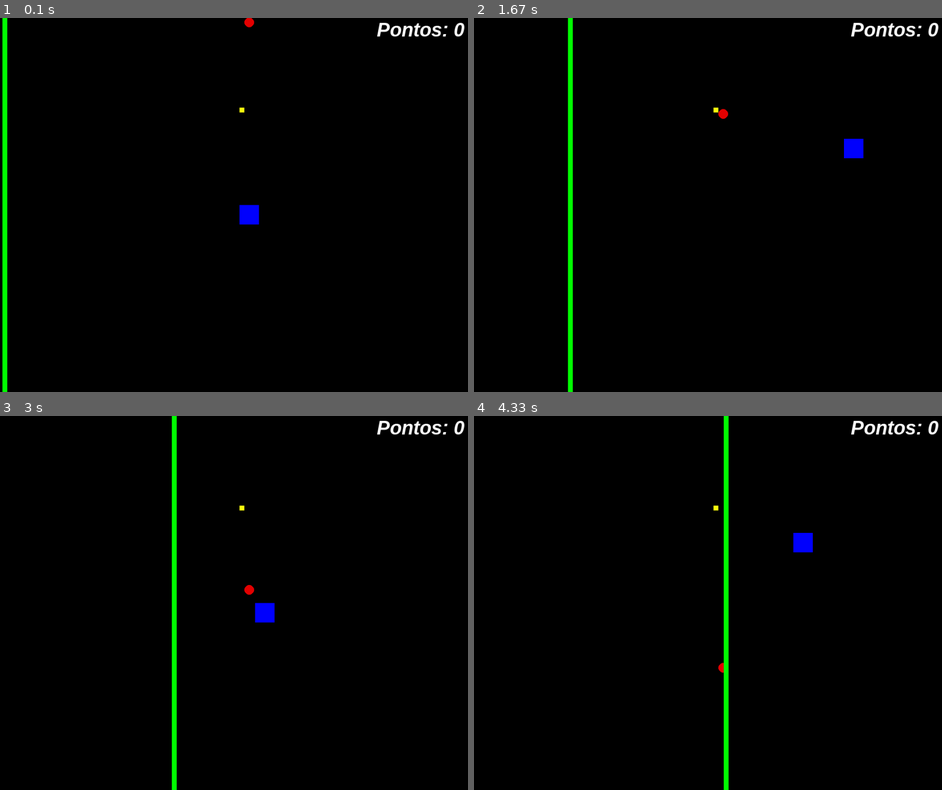
Above: before the commit, frames 1-4 (two rows, left to right).
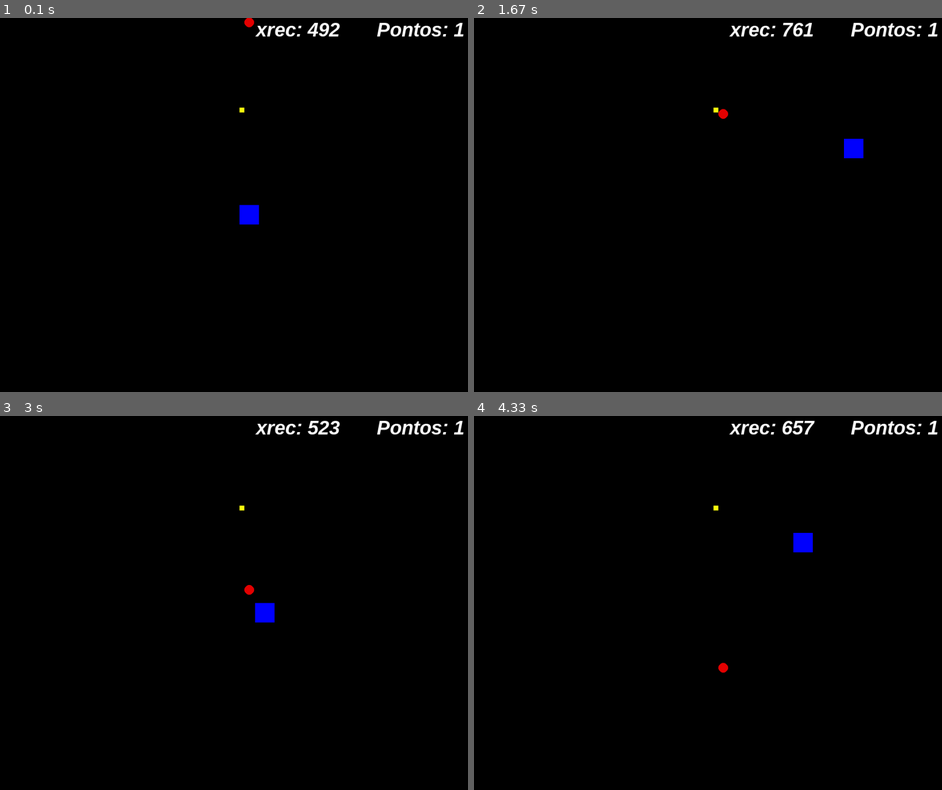
Above: after the commit, the same moments.

Repository: lucastoll/DodgeSquare-Pygame
Game: pygame game, started from DodgeSquare.py
Same seed, same stepped clock (60 frames per second), same inputs: the game is played once before the commit and once after it.
Inputs:
- Up to frame 1 (0.1 s): no input
- Up to frame 2 (1.67 s): tap A at 0.33 s; hold Right 0.67-1.13 s; hold D 0.67-1.13 s; hold Up 1.17-1.47 s; hold W 1.17-1.47 s; hold Right from 1.5 s (still down); hold D from 1.5 s (still down)
- Up to frame 3 (3 s): release Right at 1.97 s; release D at 1.97 s; hold Left 2-2.53 s; hold A 2-2.53 s; hold Down 2.57-2.87 s; hold S 2.57-2.87 s; hold Left from 2.9 s (still down); hold A from 2.9 s (still down)
- Up to frame 4 (4.33 s): release Left at 3.3 s; release A at 3.3 s; hold Up 3.33-3.7 s; hold W 3.33-3.7 s; hold Right from 3.73 s (still down); hold D from 3.73 s (still down)

The runs differ from the first frame. In frame 1, 1.6% of the frame differs, in the area x 0-100%, y 0-100%; in frame 2, 1.5%; in frame 3, 1.4%; in frame 4, 1.6%.

Commit message:
Troca linha teste por retângulo (em linha), colisão funcionando.

Diff:
--- a/DodgeSquare.py
+++ b/DodgeSquare.py
@@ -3,6 +3,8 @@
 from sys import exit
 from time import sleep
 from random import randint
+controle =1
+
 #Dimensões tela
 largura = 1024  # Eixo X
 altura = 768  # Eixo Y
@@ -15,11 +17,12 @@
 tela = pygame.display.set_mode((largura, altura))  # Criação da Janela do game
 pygame.display.set_caption('Jogo')  # Nome da janela do jogo
 
+
 #Controle circulo teste
 xcirc = 512
 ycirc = 0
 #Controle linha teste
-xlinha = 0
+xlinha = -1
 ylinha = 0
 #Controle retângulo player.
 xrec = 492
@@ -27,7 +30,8 @@
 #Controle retângulo pontuação.
 xpontos = 492
 ypontos = 184
-pontos = 0
+pontos = 1
+timer=0
 
 while True:
     clock.tick(500)  # FPS
@@ -55,21 +59,27 @@
     pygame.draw.circle(tela, (230, 0, 0), (xcirc, ycirc), 10)  # TELA (RGB) (X,Y) RAIO
     player = pygame.draw.rect(tela, (0, 0, 255), (xrec, yrec, 40, 40))  # TELA (RGB) (X, Y, LARGURA, ALTURA)
     ponto = pygame.draw.rect(tela, (250, 253, 15), (xpontos, ypontos, 10, 10))
-    pygame.draw.line(tela, (0, 255, 0), [xlinha, 0], [xlinha, altura], 10)
 
+    #Teste retorno circulo e linha
     if ycirc >= altura:  # Circulo volta ao topo da janela quando ultrapa ssa o limite baixo (altura)
         ycirc = 0
     ycirc += 1  # Cada vez que atualiza o loop o circulo desce um pixel
 
     if xlinha >= largura:  # Linha volta ao começo da tela quando chega ao limite (largura)
         xlinha = 0
-    xlinha += 1
-    #
+    #Colisão player x linha
+    timer+=1
+    if timer > 1500:
+        linha1 = pygame.draw.rect(tela, (0, 255, 0), (xlinha, ylinha, 5, altura))
+        xlinha+=0.6
+        if player.colliderect(linha1):
+            pontos -= 1
+            xlinha=-100
+    #Colisão player x ponto
     if player.colliderect(ponto):
         pontos += 1
         xpontos = randint(24, 924)
         ypontos = randint(100, 668)
-
     # Movimentação quadrado com wasd pressionando
 
     if pygame.key.get_pressed()[K_a]:
@@ -94,3 +104,6 @@
 
     # printar texto
     tela.blit(texto_formatado, (largura - 250, 1))
+    mensagem2 = f'xrec: {xrec}' #Pontuação mensagem
+    texto_formatado2 = fonte.render(mensagem2, True, (255, 255, 255)) #Renderizar o texto
+    tela.blit(texto_formatado2, (largura - 500, 1))
--- /dev/null
+++ b/testes.py
@@ -0,0 +1 @@
+import pygame
